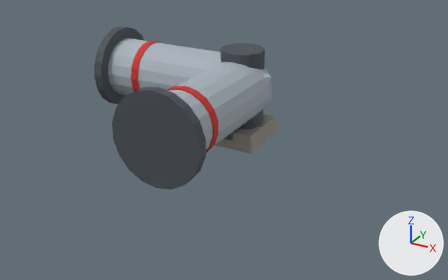
The glTF model export/unity/tuyau_coude_t3.glb as it was, and as the next commit left it.
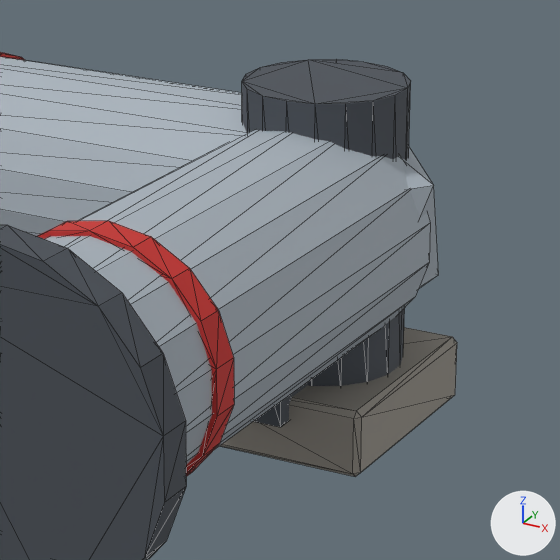
Old and new are each drawn whole from a 50 mm camera at (0.865, -1.696, 0.827) aimed at (-0.022, -0.082, 0.02) and again close up on the part from 35% to 68% of the width and 10% to 63% of the height. Every picture has the same lights, and +X, +Y and +Z are marked at lower right. The first two pictures are the older version. The close-ups show mesh edges as thin lines. Vertices at exactly the same position are counted once.

The first close-up shows 'pieces_acier_sombre.044', 'pieces_beton.044', 'pieces_inox.014', 'pieces_rive_t3.014'.
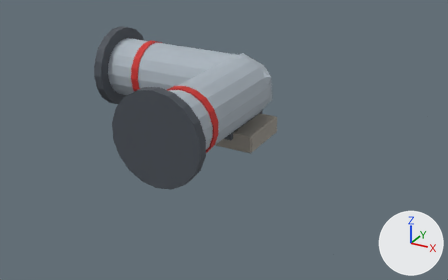
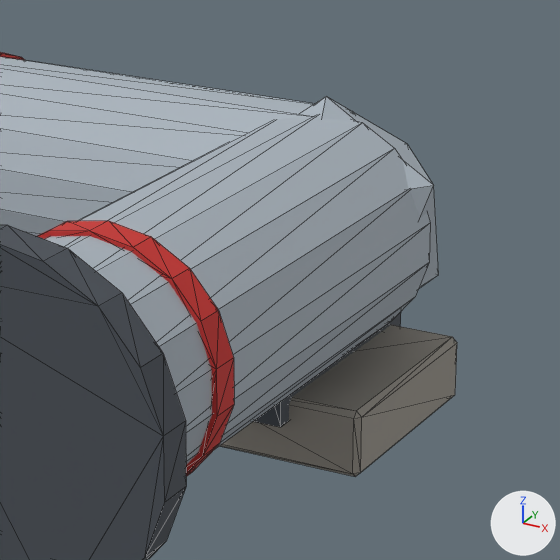
Where the change shows, as pixel boxes (x1, y1, x2, y2) in the close-ups (560 x 560 px):
'pieces_acier_sombre.044', reshaped: before (0, 59, 411, 560); after (0, 225, 401, 560)
part 1 of me_pieces_acier_sombre_079, deleted: before (242, 59, 411, 386)

The change in detail:
me_pieces_acier_sombre_079 is used by ob_pieces_acier_sombre_044; location (0.0, 0.0, 0.0).
me_pieces_acier_sombre_079 had 116 vertices, 216 faces and spanned x -0.494..0.136, y -0.494..0.138, z 0.04..0.318.
me_pieces_acier_sombre_079 now has 80 vertices, 148 faces and spans x -0.494..0.136, y -0.494..0.138, z 0.04..0.318.
me_pieces_acier_sombre_079 part 1: the loose piece of 36 vertices spanning x -0.069..0.069, y -0.07..0.07, z 0.055..0.305 is deleted.
